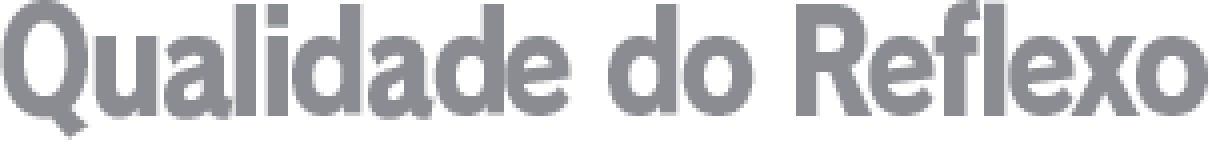
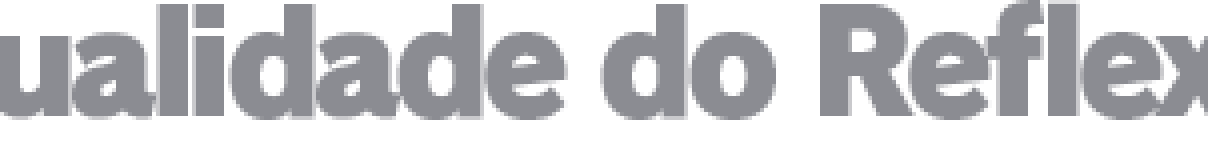
Layers edited between the first and the second 1208 x 152 image:
hid "Qualidade do Reflexo" (1st of 2) over (0, 0, 1208, 140)
added layer "Qualidade do Reflexo" (2nd of 2) above "Reflection Quality" over (0, 0, 1208, 120)
